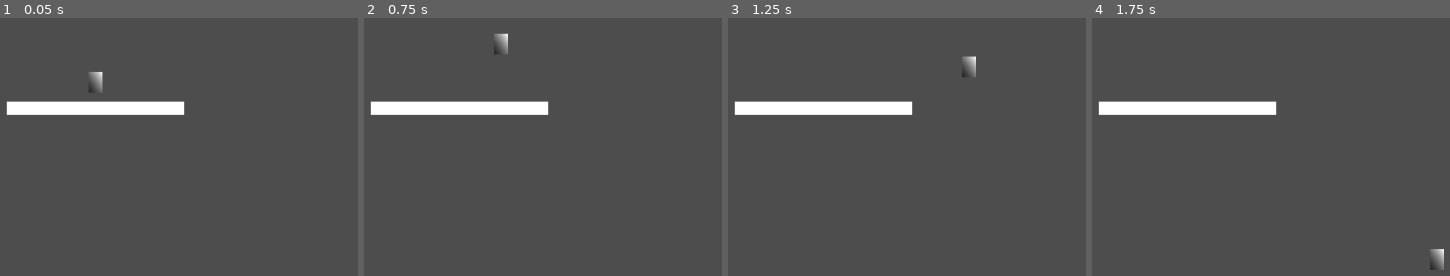
Above: before the commit, frames 1-4 (left to right).
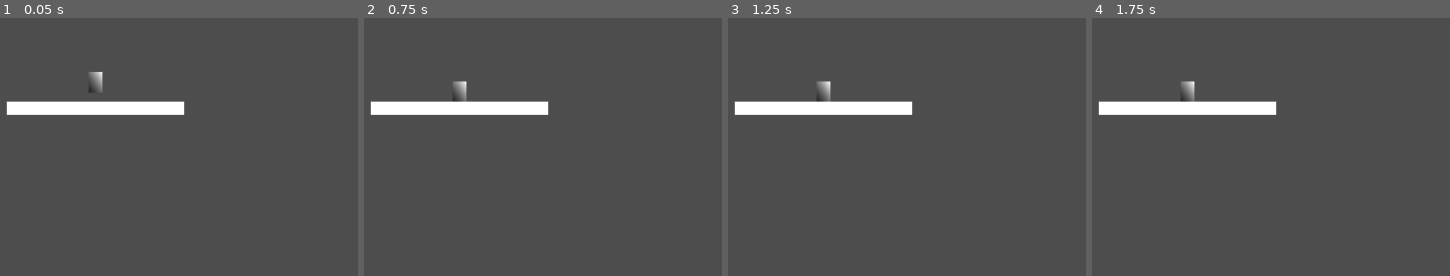
Above: after the commit, the same moments.

Repository: catloaf2048/TavernJam
Game: Godot game, scene res://Assets/Scene/Test.tscn
Same seed, same stepped clock (60 frames per second), same inputs: the game is played once before the commit and once after it. The project has no main scene, so this scene is started directly.
Inputs:
- Up to frame 1 (0.05 s): no input
- Up to frame 2 (0.75 s): tap Enter (ui_accept) at 0.5, 0.6 s; hold Right (ui_right) from 0.53 s (still down)
- Up to frame 3 (1.25 s): keep holding Right (ui_right); tap Enter (ui_accept) at 0.77, 1.07 s
- Up to frame 4 (1.75 s): keep holding Right (ui_right); tap Enter (ui_accept) at 1.35, 1.52 s

Frame 1 is identical in both runs. In frame 2, 0.4% of the frame differs, in the area x 24-41%, y 5-33%; in frame 3, 0.4%, in the area x 24-70%, y 14-33%; in frame 4, 0.4%.
Error after the commit: Cannot call method 'get_overlapping_bodies' on a null value. (res://src/GDScript/PlayerController.gd:13)

Commit message:
Switch to RB

Diff:
--- a/Assets/Scene/Player.tscn
+++ b/Assets/Scene/Player.tscn
@@ -13,7 +13,7 @@
 height = 30
 fill_from = Vector2(0, 1)
 
-[node name="Player" type="CharacterBody2D" unique_id=1999478232]
+[node name="Player" type="RigidBody2D" unique_id=17811856]
 script = ExtResource("1_otfaf")
 
 [node name="CollisionShape2D" type="CollisionShape2D" parent="." unique_id=1094130291]
--- a/src/GDScript/PlayerController.gd
+++ b/src/GDScript/PlayerController.gd
@@ -1,25 +1,32 @@
-extends CharacterBody2D
+extends RigidBody2D
 
 
 @export var SPEED: float = 300.0
 @export var JUMP_VELOCITY: float = -400.0
 
+@export var Raycast:Area2D;
+
 
 func _physics_process(delta: float) -> void:
 	# Add the gravity.
-	if not is_on_floor():
-		velocity += get_gravity() * delta
+	var ground:bool = false;
+	for x in Raycast.get_overlapping_bodies():
+		if(x.is_in_group('Ground')):
+			ground=true;
+			break;
+		pass;
+
+	if not ground:
+		linear_velocity += get_gravity() * delta
 
 	# Handle jump.
-	if Input.is_action_just_pressed("ui_accept") and is_on_floor():
-		velocity.y = JUMP_VELOCITY
+	if Input.is_action_just_pressed("ui_accept") and ground:
+		linear_velocity.y = JUMP_VELOCITY
 
 	# Get the input direction and handle the movement/deceleration.
 	# As good practice, you should replace UI actions with custom gameplay actions.
 	var direction := Input.get_axis("ui_left", "ui_right")
 	if direction:
-		velocity.x = direction * SPEED
+		linear_velocity.x = direction * SPEED
 	else:
-		velocity.x = move_toward(velocity.x, 0, SPEED)
-
-	move_and_slide()
+		linear_velocity.x = move_toward(linear_velocity.x, 0, SPEED)
